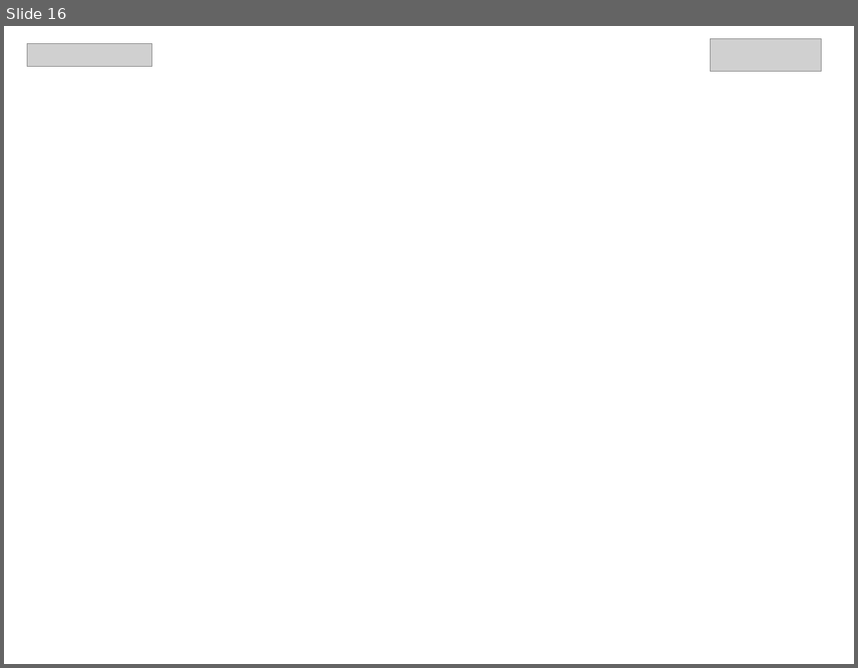
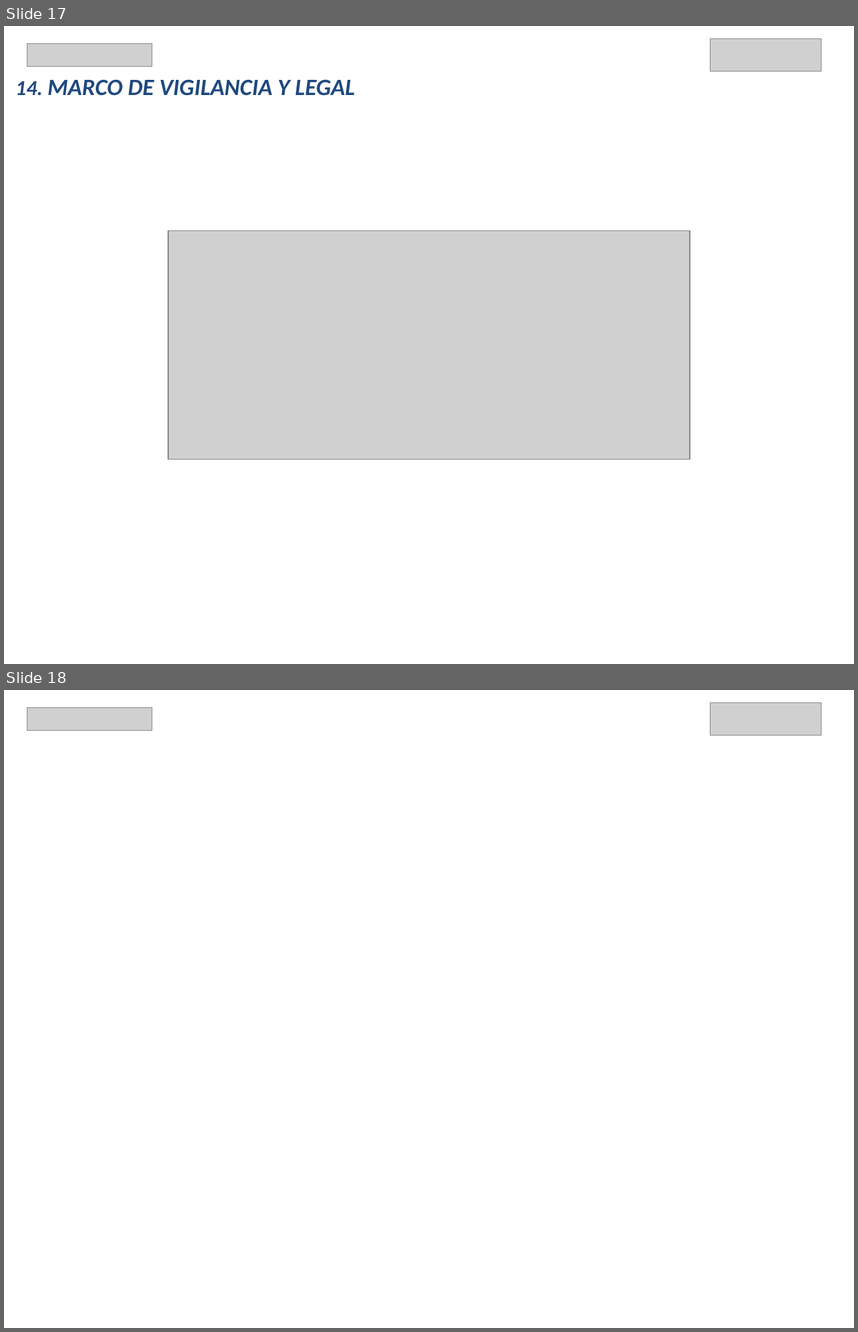
Before and after one commit to JuanCarlosReyesGuerrero/TFG_OBS, a slide deck: PresentacionTFM.pptx. Shown one above the other, each under a label of ours: slide 16 before the commit, slides 17 and 18 after it. The pictures are 858x668 and 858x1332 pixels, drawn with LibreOffice and Linux fonts; fonts in the diff are those of the drawing; grey boxes stand for pictures. Boxes give left, top, right and bottom in pixels: in the first picture for what was removed or moved away, otherwise in the second. Text is boxed around its words. In the diff, an @@ line names an element or a change of style, - is before the commit and + after.

```diff
--- a/PresentacionTFM.pptx
+++ b/PresentacionTFM.pptx
@@ slide 17 added at [4,26,854,664], background #FFFFFF @@
@@ picture added at [27,44,153,67] @@
@@ picture added at [711,38,822,71] @@
@@ text added at [16,79,355,96], 19.8 pt, text #1F497D, bold, italic @@
+14. MARCO DE VIGILANCIA Y LEGAL
@@ picture added at [168,231,690,459] @@
@@ what was slide 16 is now slide 18 @@
```
Also in this commit, not shown: 2 slides changed, 1 other slide added.
